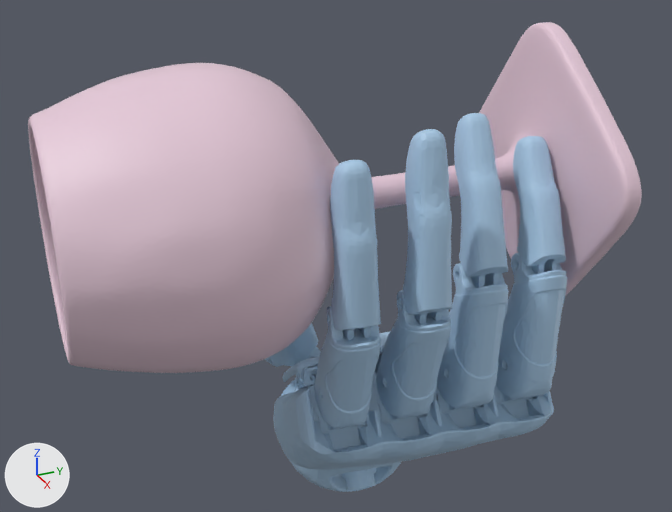
An edit to the glTF model static/data/grasp/inspire/wineglass/0.glb, drawn before and after from the same camera.
Before and after are seen from a camera (50 mm lens) standing at (0.226, -0.095, 0.095) and looking at (-0.034, 0.022, -0.035). The axes (+X, +Y, +Z) are drawn at lower left. The lights are the same throughout. Where no turn or scale is listed for an object, it has been applied to the vertices.

Before the edit, the objects in view are built like this:
```python
me_geometry_0 = bpy.data.meshes.new('geometry_0')
me_geometry_0.from_pydata(...)  # 43306 vertices, 86609 faces; spans x -0.098..0.041, y -0.028..0.077, z -0.161..0.028
me_geometry_0.materials.append(mat_defaultmaterial)
me_obj_mesh_grasp_10_obj = bpy.data.meshes.new('obj_mesh_grasp_10.obj')
me_obj_mesh_grasp_10_obj.from_pydata(...)  # 15002 vertices, 30000 faces; spans x -0.043..0.047, y -0.074..0.08, z -0.042..0.044
me_obj_mesh_grasp_10_obj.materials.append(mat_defaultmaterial_001)
ob_geometry_0 = bpy.data.objects.new('geometry_0', me_geometry_0)
ob_geometry_0.location = (0.0, 0.0, 0.0)
ob_obj_mesh_grasp_10_obj = bpy.data.objects.new('obj_mesh_grasp_10.obj', me_obj_mesh_grasp_10_obj)
ob_obj_mesh_grasp_10_obj.location = (0.0, 0.0, 0.0)
```
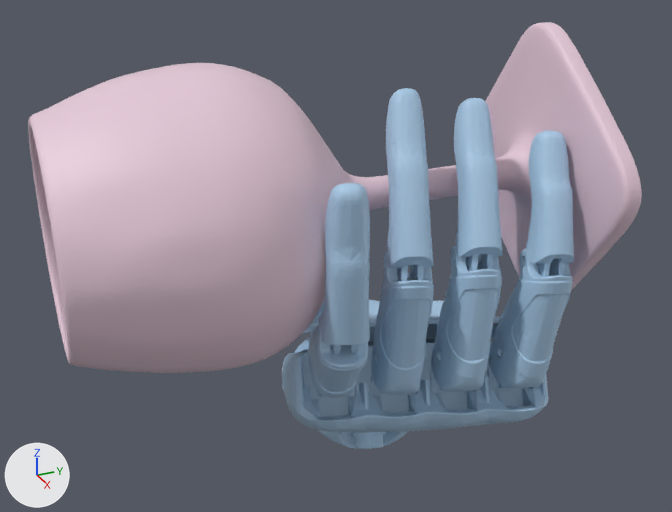
Patch to the scene script:
```diff
--- a/static/data/grasp/inspire/wineglass/0.glb.py
+++ b/static/data/grasp/inspire/wineglass/0.glb.py
@@ me_geometry_0 @@
 # used by ob_geometry_0; location = (0.0, 0.0, 0.0)
-me_geometry_0.from_pydata(...)  # 43306 vertices, 86609 faces; spans x -0.098..0.041, y -0.028..0.077, z -0.161..0.028
+me_geometry_0.from_pydata(...)  # 43306 vertices, 86609 faces; spans x -0.106..0.044, y -0.022..0.085, z -0.149..0.031
+# me_geometry_0 part 1: the loose piece of 1219 vertices spanning x -0.059..0.013, y -0.007..0.077, z -0.097..-0.049 is multiplied about its middle by the matrix ((0.987, 0.137, 0.087), (-0.138, 0.99, 0.006), (-0.086, -0.018, 0.996)), then moved by (-0.005, 0.006, 0.008)
+# me_geometry_0 part 2: the loose piece of 10437 vertices spanning x -0.098..0.034, y -0.01..0.075, z -0.161..-0.051 is multiplied about its middle by the matrix ((0.987, 0.137, 0.087), (-0.138, 0.99, 0.006), (-0.086, -0.018, 0.996)), then moved by (-0.008, 0.007, 0.009)
+# me_geometry_0 part 3: 30256 of 43306 vertices moved; they spanned x -0.073..0.041, y -0.028..0.072, z -0.109..0.028 and now span x -0.081..0.044, y -0.022..0.078, z -0.102..0.031; mean shift (-0.004, 0.0, 0.004); largest move (0.032, 0.016, 0.027) -> (0.004, 0.023, 0.031)
 me_geometry_0.materials.append(mat_defaultmaterial)
```

Where the change shows, as pixel boxes [x1, y1, x2, y2] in the pictures (672 x 512 px; the box of a moved part takes in the faces that stretch with it):
'geometry_0', reshaped: before [265, 113, 567, 492]; after [282, 88, 574, 449]
part 1 of me_geometry_0, moved or reshaped: before [282, 331, 390, 382]; after [301, 300, 501, 338]
part 2 of me_geometry_0, moved or reshaped: before [273, 355, 554, 492]; after [282, 324, 549, 449]
part 3 of me_geometry_0, moved or reshaped: before [265, 113, 567, 428]; after [308, 88, 574, 398]
